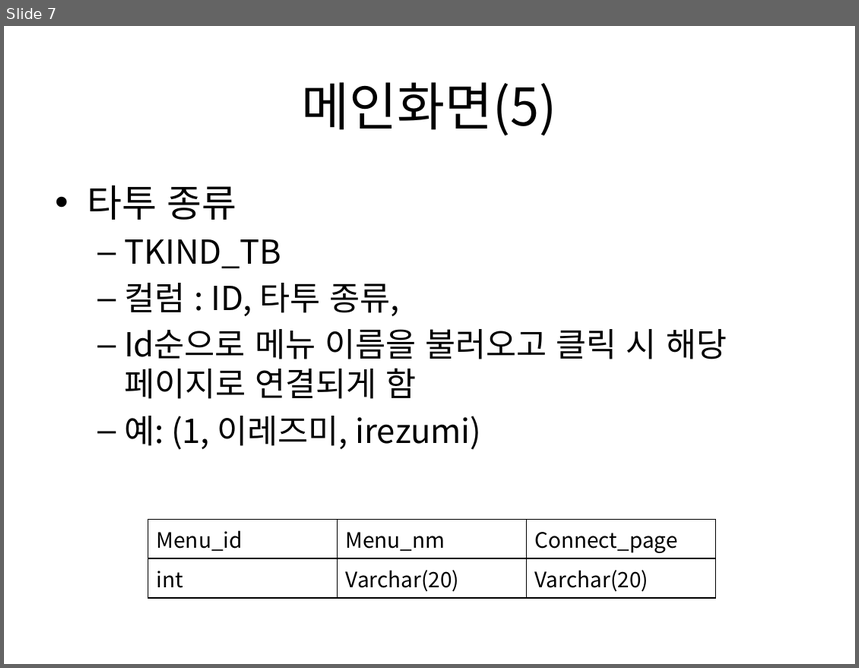
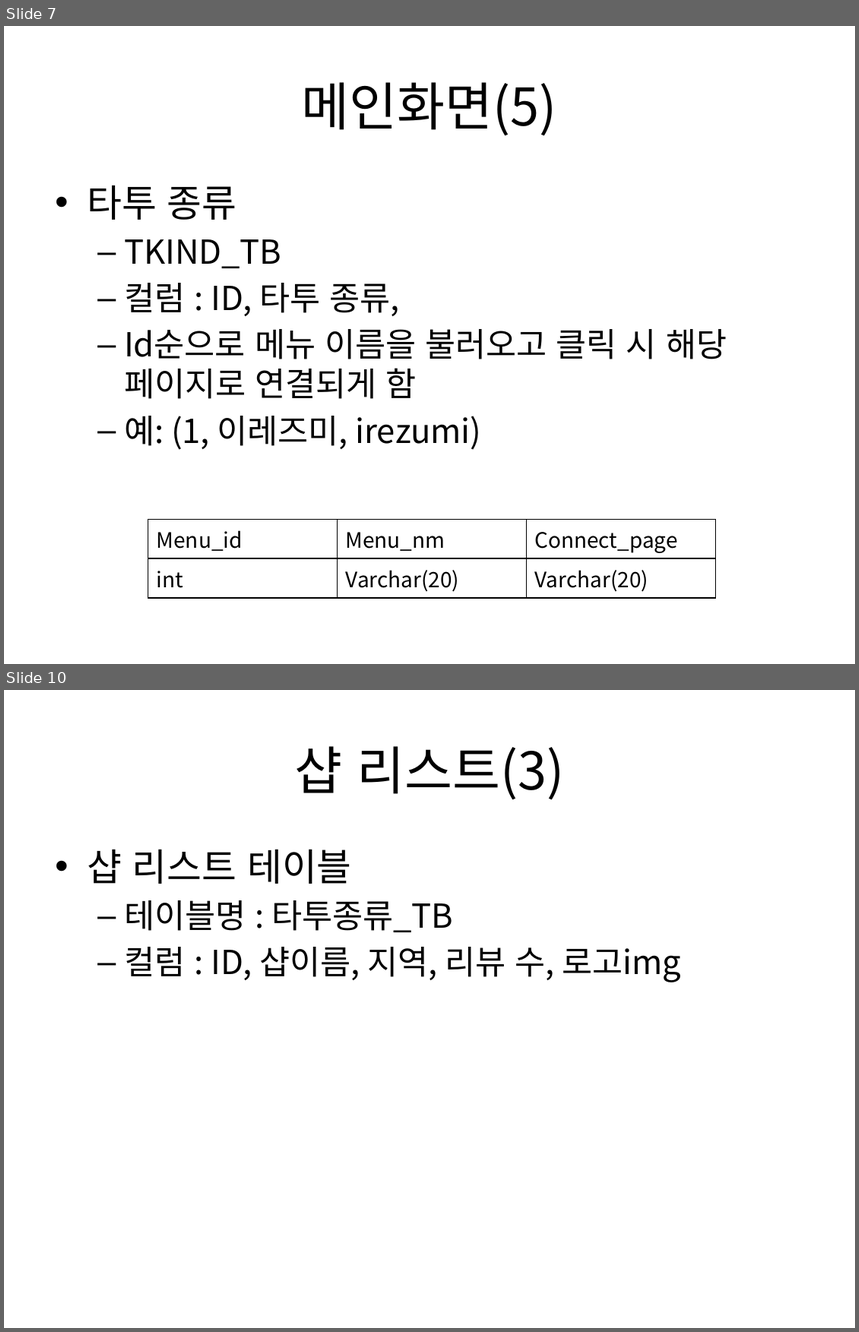
Before and after one commit to kurodari/ttm, a slide deck: docs/ttm DB설계.pptx. Shown one above the other, each under a label of ours: slide 7 before the commit, slides 7 and 10 after it; the slides between them are not shown. The pictures are 859x668 and 859x1332 pixels, drawn with LibreOffice and Linux fonts; fonts in the diff are those of the drawing. Boxes give left, top, right and bottom in pixels: in the first picture for what was removed or moved away, otherwise in the second. Text is boxed around its words. In the diff, an @@ line names an element or a change of style, - is before the commit and + after.

Commit message:
샵리스트 DB설계 추가1

```diff
--- a/docs/ttm DB설계.pptx
+++ b/docs/ttm DB설계.pptx
@@ slide 10 added at (4,690,855,1328), background #FFFFFF @@
@@ title added at (294,746,564,800), 44 pt, text #000000 @@
+샵 리스트(3)
@@ text added at (87,850,682,983), 28 pt, text #000000 @@
+• 샵 리스트 테이블
+  – 테이블명 : 타투종류_TB
+  – 컬럼 : ID, 샵이름, 지역, 리뷰 수, 로고img
```
Also in this commit, not shown: 2 other slides added.
